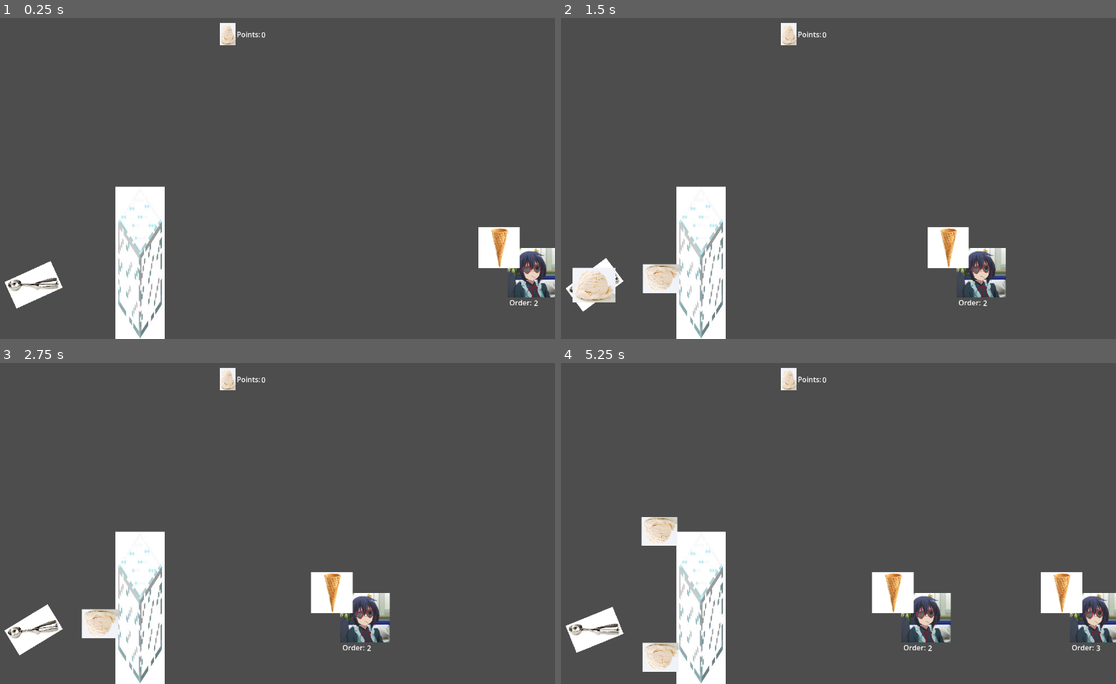
Above: before the commit, frames 1-4 (two rows, left to right).
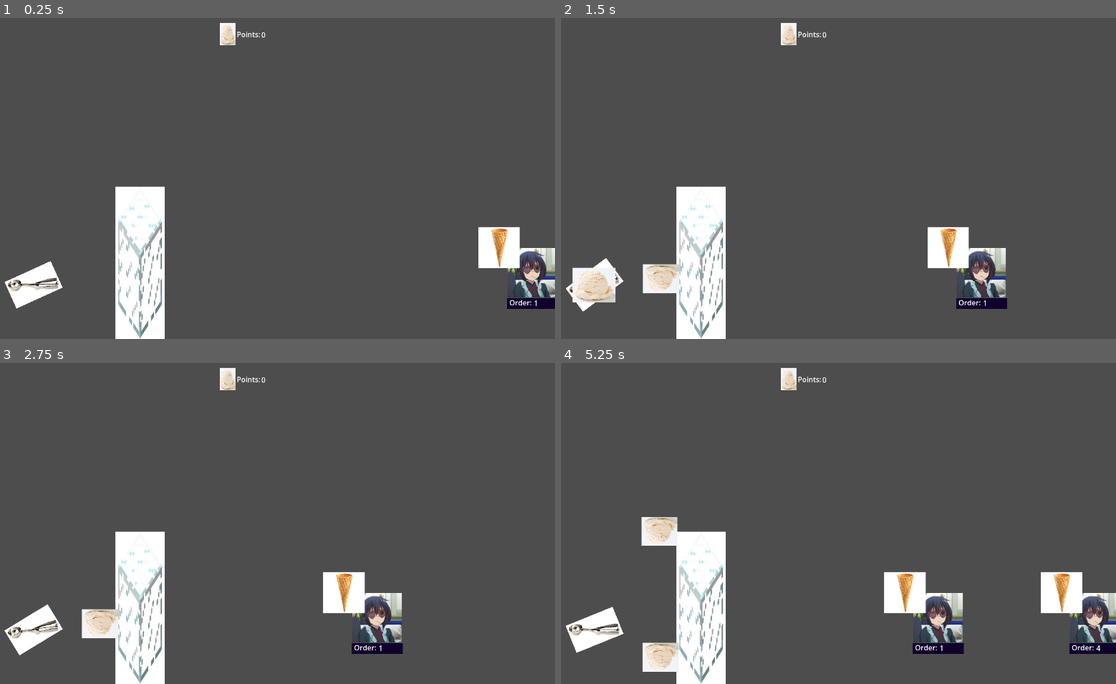
Above: after the commit, the same moments.

Repository: Recsaur/More-Scoops-Plwws-
Game: Godot game, scene res://Scenes/main.tscn
Same seed, same stepped clock (60 frames per second), same inputs: the game is played once before the commit and once after it.
Inputs (mouse positions are in pixels of both pictures, inside the frame that each line leads up to):
- Up to frame 1 (0.25 s): no input
- Up to frame 2 (1.5 s): tap Enter at 0.5 s; move the mouse to (827, 178) at 0.52 s; press the mouse at (827, 178) at 0.53 s; hold Right 0.53-1.28 s; move the mouse to (716, 194) at 1.27 s; release the mouse at (716, 194) at 1.28 s; hold Down from 1.28 s (still down); click (716, 194) at 1.35 s
- Up to frame 3 (2.75 s): move the mouse to (327, 452) at 2.02 s; release Down at 2.03 s; press the mouse at (327, 452) at 2.03 s; hold Right from 2.03 s (still down); tap Alt at 2.1 s
- Up to frame 4 (5.25 s): tap Space at 2.75 s; move the mouse to (799, 587) at 2.77 s; release Right at 2.78 s; release the mouse at (799, 587) at 2.78 s; hold Up 2.78-3.53 s; tap Shift at 2.85 s; click (799, 587) at 3.05 s; move the mouse to (999, 571) at 3.52 s; press the mouse at (999, 571) at 3.53 s; hold Left 3.53-5.03 s; tap Enter at 4.25 s; move the mouse to (655, 475) at 4.27 s; release the mouse at (655, 475) at 4.28 s; click (655, 475) at 4.35 s; move the mouse to (860, 523) at 5.02 s; press the mouse at (860, 523) at 5.03 s; hold Down from 5.03 s (still down); tap Alt at 5.1 s

The runs differ from the first frame. In frame 1, 0.3% of the frame differs, in the area x 91-100%, y 87-91%; in frame 2, 0.3%; in frame 3, 2.3%; in frame 4, 2.6%, in the area x 56-100%, y 65-91%.

Commit message:
Customers now spawn at a random interval of time, when serving scoops, stacks are now formed. Fixed issues where if customers hitboxes collide and icecream scoop hits, it adds to both, not the case anymore. Also increased the range of scoops that the customers ask to 5.

Diff:
--- /dev/null
+++ b/OnConeScoop.tscn
@@ -0,0 +1,10 @@
+[gd_scene load_steps=2 format=3 uid="uid://24hva8beftfl"]
+
+[ext_resource type="Texture2D" uid="uid://lnnlon0fyexr" path="res://images/icecream.jpg" id="1_v5xxb"]
+
+[node name="Node2D" type="Node2D"]
+
+[node name="Sprite2D" type="Sprite2D" parent="."]
+position = Vector2(0, -24.000006)
+scale = Vector2(0.5954938, 0.5954938)
+texture = ExtResource("1_v5xxb")
--- a/Scenes/IceCreamScoop.tscn
+++ b/Scenes/IceCreamScoop.tscn
@@ -2,7 +2,7 @@
 
 [ext_resource type="Script" uid="uid://le37t4lvacu" path="res://scripts/IceCreamScoop.gd" id="1_tp8td"]
 [ext_resource type="Texture2D" uid="uid://lnnlon0fyexr" path="res://images/icecream.jpg" id="2_6ctfh"]
-[ext_resource type="Script" uid="uid://cbnvrn73aauyu" path="res://Scenes/AreaICP.gd" id="3_7hcwp"]
+[ext_resource type="Script" uid="uid://cbnvrn73aauyu" path="res://scripts/AreaICP.gd" id="3_7hcwp"]
 
 [sub_resource type="CircleShape2D" id="CircleShape2D_tp8td"]
 radius = 13.3417425
--- a/customer.tscn
+++ b/Scenes/customer.tscn
@@ -1,16 +1,22 @@
-[gd_scene load_steps=5 format=3 uid="uid://cq83d2idaaoh"]
+[gd_scene load_steps=6 format=3 uid="uid://cq83d2idaaoh"]
 
 [ext_resource type="Texture2D" uid="uid://b2j4sq7l75wre" path="res://images/rikka.jpg" id="1_7tiyv"]
-[ext_resource type="Script" uid="uid://olba7t7yl1qc" path="res://customer.gd" id="1_r8ta2"]
+[ext_resource type="Script" uid="uid://olba7t7yl1qc" path="res://scripts/customer.gd" id="1_r8ta2"]
+[ext_resource type="Texture2D" uid="uid://cvdcmcbw5xyf" path="res://images/Screenshot 2026-01-03 000557.png" id="2_qf3me"]
 [ext_resource type="PackedScene" uid="uid://b783v0ec2k76u" path="res://Scenes/WafCone.tscn" id="3_f7asb"]
 
 [sub_resource type="RectangleShape2D" id="RectangleShape2D_r8ta2"]
 size = Vector2(110, 110)
 
 [node name="Customer" type="CharacterBody2D"]
-collision_layer = 5
+collision_layer = 3
 collision_mask = 4
 script = ExtResource("1_r8ta2")
+
+[node name="Sprite2D2" type="Sprite2D" parent="."]
+position = Vector2(1, 69)
+scale = Vector2(0.8022683, 0.9195462)
+texture = ExtResource("2_qf3me")
 
 [node name="CollisionShape2D" type="CollisionShape2D" parent="."]
 shape = SubResource("RectangleShape2D_r8ta2")
--- a/Scenes/main.tscn
+++ b/Scenes/main.tscn
@@ -4,7 +4,7 @@
 [ext_resource type="PackedScene" uid="uid://86ey1mixwtiv" path="res://Scenes/glas.tscn" id="3_jjvhh"]
 [ext_resource type="PackedScene" uid="uid://ds7ghhgnba25w" path="res://Scenes/scoop.tscn" id="4_jjvhh"]
 [ext_resource type="PackedScene" uid="uid://djsmo4sk2to2w" path="res://Scenes/points_ui.tscn" id="5_kry3j"]
-[ext_resource type="PackedScene" uid="uid://cq83d2idaaoh" path="res://customer.tscn" id="6_21xkr"]
+[ext_resource type="PackedScene" uid="uid://cq83d2idaaoh" path="res://Scenes/customer.tscn" id="6_21xkr"]
 
 [node name="Main" type="Node2D"]
 
--- a/splat.tscn
+++ b/Scenes/splat.tscn
@@ -1,6 +1,6 @@
 [gd_scene load_steps=3 format=3 uid="uid://cxj0ro14ntj5v"]
 
-[ext_resource type="Script" uid="uid://nesdiaab5b6r" path="res://splat.gd" id="1_16b8e"]
+[ext_resource type="Script" uid="uid://nesdiaab5b6r" path="res://scripts/splat.gd" id="1_16b8e"]
 [ext_resource type="Texture2D" uid="uid://lnnlon0fyexr" path="res://images/icecream.jpg" id="1_wedco"]
 
 [node name="Splat" type="Node2D"]
--- a/scripts/ConeScript.gd
+++ b/scripts/ConeScript.gd
@@ -2,27 +2,43 @@
 
 @export var Value: int = 1
 var Scoops = 0
+const ICECREAM = preload("res://OnConeScoop.tscn")
 #Heyyyyyooo ts can be made so like, have a check for the flavors, and maybe
 #even do somethign like if the cone is like chocolate or golden the value is more
 #when passed
 var rng = RandomNumberGenerator.new()
-var ScoopsNeeded = rng.randi_range(1,3)
+var ScoopsNeeded = rng.randi_range(1,5)
 func _ready() -> void:
 	$"../../Label".text = str(ScoopsNeeded)
 
 func _on_body_entered(body: Node2D) -> void:
-	if body is ICP_Vanilla:
-		GameController.IceCreamLanded(Value)
-		#self.queue_free() #add back when you want to stop em from getting
-						   #more points, for now I js did liek so testing
+	if body is ICP_Vanilla and body.has_method("MyScoop"):
 
-		#this section makes it so that the cone disappears okayayr
-		#await get_tree().create_timer(3.0).timeout
-		#$"..".queue_free()
-		Scoops += 1
-		print("HIT", self)
-		if Scoops >= ScoopsNeeded:
-			print("DONE")
-			Scoops = 0
-			get_parent().get_parent().queue_free()
-			queue_free()
+		if body.MyScoop():
+			GameController.IceCreamLanded(Value)
+			#self.queue_free() #add back when you want to stop em from getting
+							   #more points, for now I js did liek so testing
+
+			#this section makes it so that the cone disappears okayayr
+			#await get_tree().create_timer(3.0).timeout
+			#$"..".queue_free()
+			Scoops += 1
+			GameController.ScoopsToCustomers += 1
+			$".".position.y -= 100
+			var IceCreamNew = ICECREAM.instantiate()
+			var parent = get_parent()
+			if parent:
+				parent.add_child(IceCreamNew)
+				IceCreamNew.global_position = global_position
+
+
+			#print("HIT", self)
+			if Scoops >= ScoopsNeeded:
+				GameController.CustomersServed += 1
+				#print("DONE")
+				Scoops = 0
+				get_parent().get_parent().queue_free()
+				queue_free()
+		else:
+			pass
+			#print("Naw not mine")
--- a/scripts/GameController.gd
+++ b/scripts/GameController.gd
@@ -2,6 +2,15 @@
 
 @export var Points: int = 0
 
+#EVERYTHING TO CALC STATISTICS HERE
+var NumScoopsLaunched = 0 #Number of scoops launched
+var CustomersServed = 0 #Number of Customers served
+var ScoopsToCustomers = 0 #Number of scoops that got to custoemrs (dont show to players)
+var Accuracy = 0 #Accuracy gotten by dividing number of scoops launched by scoops that got to customers
+#Money earned
+#add in stats for different flavors
+
+
 func IceCreamLanded(value:int):
 	Points += value
 	EventController.emit_signal("IceCreamLanded",Points)
--- a/scripts/IceCreamScoop.gd
+++ b/scripts/IceCreamScoop.gd
@@ -1,7 +1,7 @@
 class_name ICP_Vanilla extends RigidBody2D
 
-
-const ICECREAM = preload("res://splat.tscn")
+var Claimed = false
+const ICECREAM = preload("res://Scenes/splat.tscn")
 
 func _ready():
 	pass
@@ -10,6 +10,13 @@
 	pass
 
 func launch(force : Vector2) -> void:
+	GameController.NumScoopsLaunched += 1
+	print("Scoops Launched: ",GameController.NumScoopsLaunched)
+	print("Scoops To Customers: ",GameController.ScoopsToCustomers)
+	print("Customers Served: ", GameController.CustomersServed)
+	if GameController.NumScoopsLaunched > 0 and GameController.ScoopsToCustomers > 0:
+		print("Accuracy: ",(float(GameController.ScoopsToCustomers)/GameController.NumScoopsLaunched)*100,"%")
+	print()
 	sleeping = false
 	freeze = false
 	await get_tree().physics_frame
@@ -22,6 +29,8 @@
 
 func _on_area_2d_area_entered(area: Area2D) -> void:
 	if area is BaseCone:
+		#print("ITS HERE",area)
+		set_deferred("monitoring", false)
 		queue_free()
 
 
@@ -32,3 +41,9 @@
 		parent.add_child(IceCreamNew)
 		IceCreamNew.global_position = global_position
 	queue_free()
+
+func MyScoop():
+	if Claimed:
+		return false
+	Claimed = true
+	return true
--- a/scripts/Vector.gd
+++ b/scripts/Vector.gd
@@ -3,24 +3,21 @@
 
 @export var maximum_length := 250
 const ICECREAM = preload("res://Scenes/IceCreamScoop.tscn")
-const CUSTOMER = preload("res://customer.tscn")
+const CUSTOMER = preload("res://Scenes/customer.tscn")
 var touch_down := false
 var position_start := Vector2.ZERO
 var position_end := Vector2.ZERO
-
 var vector := Vector2.ZERO
 
 
 
 func _ready() -> void:
-
 	connect("input_event", Callable(self, "_on_input_event"))
 
 
 func _draw() -> void:
-	draw_line(position_start - global_position, (position_end - global_position), Color.BLUE, 8)
-
-	draw_line(position_start - global_position, position_start - global_position + vector, Color.RED, 16)
+	draw_line(position_start - global_position, (position_end - global_position), Color.BLANCHED_ALMOND, 10)
+	draw_line(position_start - global_position, position_start - global_position + vector, Color.AQUA, 7.5)
 
 
 
@@ -63,7 +60,12 @@
 
 
 func _on_customer_spawn_timeout() -> void:
+	var rng = RandomNumberGenerator.new()
+	var WaitTimeRand = rng.randf_range(5, 8)
 	var new_customer = CUSTOMER.instantiate()
 	var parent = get_parent()
 	if parent:
 		parent.add_child(new_customer)
+	print("WAITING timeee:", WaitTimeRand)
+	$"../CustomerSpawn".wait_time = WaitTimeRand
+	$"../CustomerSpawn".start()
--- a/customer.gd
+++ b/scripts/customer.gd
@@ -1,15 +1,17 @@
 extends CharacterBody2D
 
-var rng = RandomNumberGenerator.new()
+
 @onready var Start = $"../Start"
 @onready var Limit = $"../Limit"
-const BOUNDARY = 15
-var movement_time_left = rng.randf_range(1, 3.5)
-var ScoopsNeeded = rng.randi_range(1,3)
+@export var Scoops = 0
 const SPEED = 200.0
 const JUMP_VELOCITY = -400.0
+const BOUNDARY = 15
+var rng = RandomNumberGenerator.new()
+var movement_time_left = rng.randf_range(0.75, 3.5)
+var ScoopsNeeded = rng.randi_range(1,3)
 var direction = -1
-@export var Scoops = 0
+
 
 
 func _ready():
Binary file added: images/Screenshot 2026-01-03 000557.png
Not shown, added: images/Screenshot 2026-01-03 000557.png.import
Renamed: Scenes/AreaICP.gd -> scripts/AreaICP.gd
Renamed: Scenes/AreaICP.gd.uid -> scripts/AreaICP.gd.uid
Renamed: Scenes/CollisionICP.gd -> scripts/CollisionICP.gd
Renamed: Scenes/CollisionICP.gd.uid -> scripts/CollisionICP.gd.uid
Renamed: customer.gd.uid -> scripts/customer.gd.uid
Renamed: splat.gd -> scripts/splat.gd
Renamed: splat.gd.uid -> scripts/splat.gd.uid
